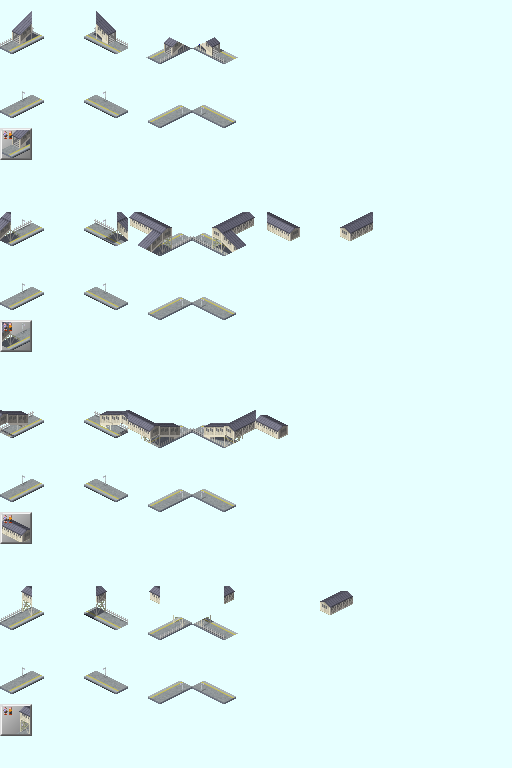
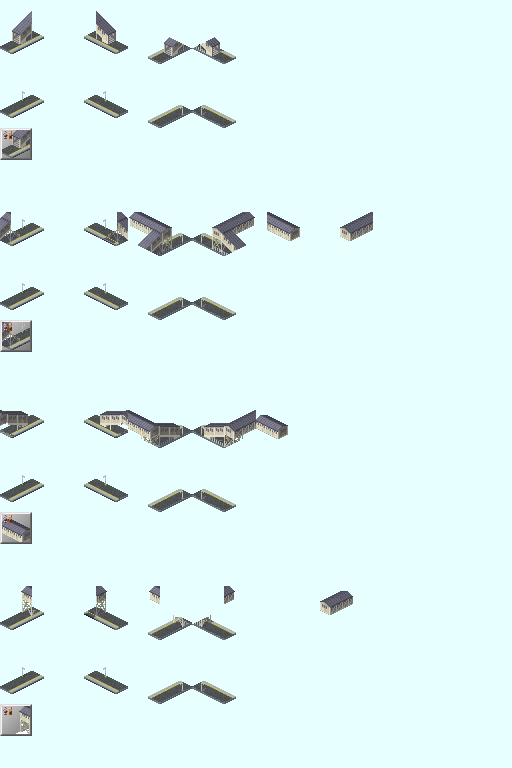
Layers edited between the first and the second 512 x 768 image:
removed layer "AddHome" over box(0, 95, 236, 702)
removed layer "Fences コピー" over box(0, 27, 228, 639)
removed group "Back_2" (20 layers) over box(0, 420, 256, 702)
removed group "Back_1" (18 layers) over box(0, 411, 256, 510)
added group "レイヤーグループ #1" with 13 layers over box(0, 27, 256, 734)
renamed "背景" to "YIC_Cross_FootBridge.png", moved it into group "レイヤーグループ #1", painted on it over box(0, 27, 256, 734)
added group "レイヤーグループ" with 11 layers in group "レイヤーグループ #1" over box(0, 27, 256, 702)
moved "貼り付けられたレイヤー #8" into group "レイヤーグループ", painted on it over box(0, 27, 256, 510)
removed group "Icons" (9 layers) over box(0, 27, 256, 734)
removed layer "Ic:Front コピー" from group "Icons" over box(0, 411, 256, 734)
removed layer "Ic:Front" from group "Icons" over box(0, 27, 238, 349)
moved "貼り付けられたレイヤー #7" into group "レイヤーグループ", painted on it over box(0, 115, 256, 702)
moved "貼り付けられたレイヤー #6" into group "レイヤーグループ", painted on it over box(0, 316, 256, 639)
removed layer "Ic:Back" from group "Icons" over box(0, 144, 32, 349)
moved "貼り付けられたレイヤー #5" into group "レイヤーグループ", painted on it over box(0, 607, 238, 639)
moved "貼り付けられたレイヤー #4" into group "レイヤーグループ", painted on it over box(0, 219, 256, 447)
removed group "Front_1" (15 layers) over box(0, 27, 238, 126)
moved "貼り付けられたレイヤー #3" into group "レイヤーグループ", painted on it over box(0, 37, 238, 318)
added layer "貼り付けられたレイヤー #2" in group "レイヤーグループ" over box(5, 219, 228, 255)
moved "貼り付けられたレイヤー #1" into group "レイヤーグループ", painted on it over box(0, 95, 232, 246)
moved "貼り付けられたレイヤー" into group "レイヤーグループ", painted on it over box(0, 27, 256, 447)
removed group "Front_2" (22 layers) over box(0, 219, 232, 318)
renamed "貼り付けられたレイヤー #2" to "貼り付けられたレイヤー #9", moved it into group "レイヤーグループ", painted on it over box(0, 105, 40, 244)
moved "貼り付けられたレイヤー #10" into group "レイヤーグループ", painted on it over box(0, 219, 232, 349)
…and 33 more changes (33 removed)
